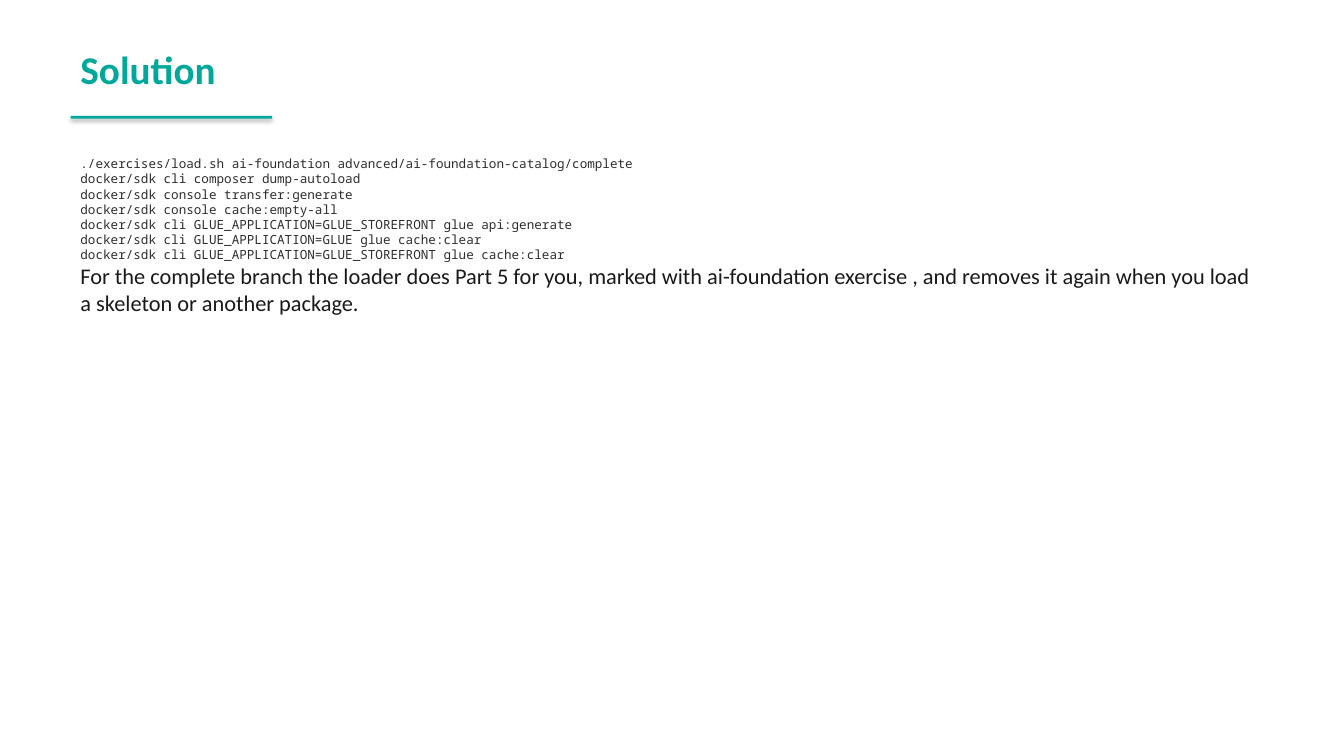
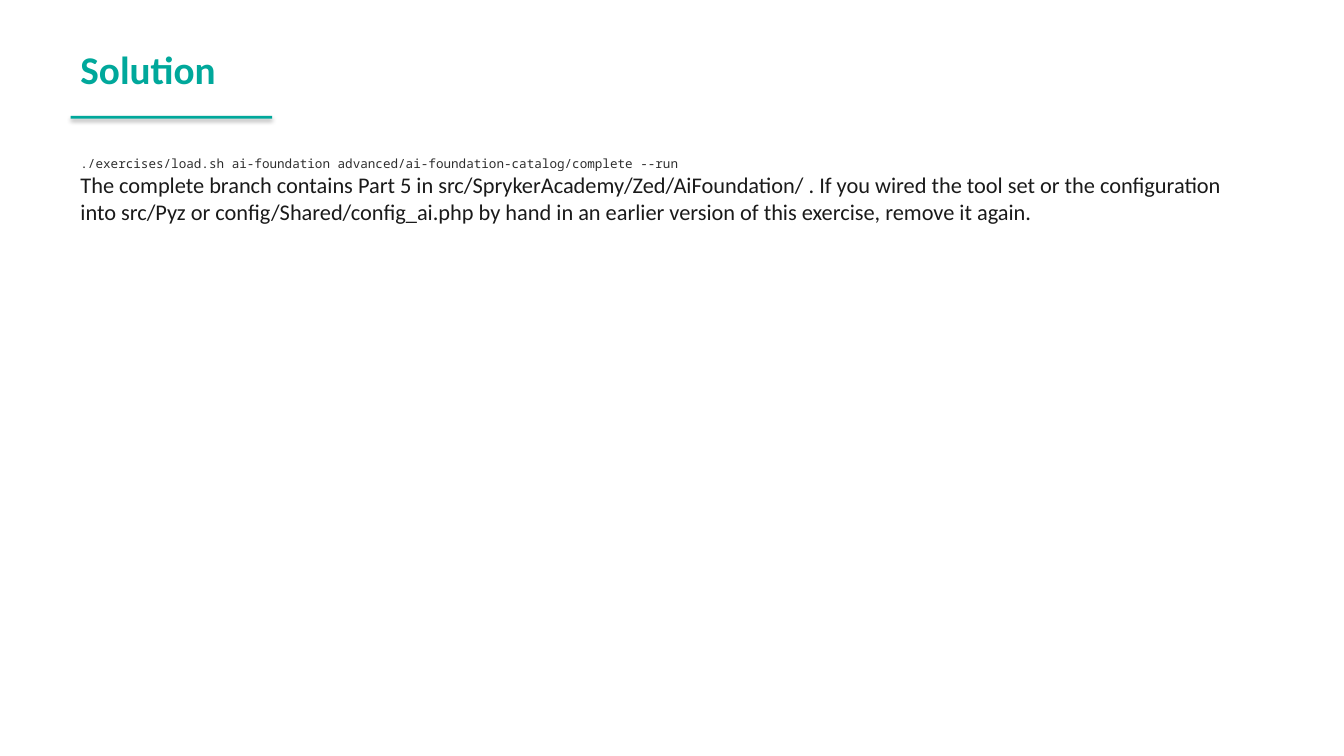
Before and after one commit to spryker-academy/instructor-exercises, a slide deck: slide 69 of guides-pptx/spryker-academy-ai.pptx (slide 68 before the commit). Drawn at 1344x756 pixels with LibreOffice and Linux fonts; fonts in the diff are those of the drawing. Boxes give left, top, right and bottom in pixels: in the first picture for what was removed or moved away, otherwise in the second. Text is boxed around its words. In the diff, an @@ line names an element or a change of style, - is before the commit and + after.

```diff
--- a/guides-pptx/spryker-academy-ai.pptx
+++ b/guides-pptx/spryker-academy-ai.pptx
@@ text at (80, 158, 1220, 224): text changed; size 9 to 16 pt; font Noto Sans Mono to Calibri; text colour #2D2D2D to #1A1A1A @@
-./exercises/load.sh ai-foundation advanced/ai-foundation-catalog/complete
-docker/sdk cli composer dump-autoload
-docker/sdk console transfer:generate
-docker/sdk console cache:empty-all
-docker/sdk cli GLUE_APPLICATION=GLUE_STOREFRONT glue api:generate
-docker/sdk cli GLUE_APPLICATION=GLUE glue cache:clear
-docker/sdk cli GLUE_APPLICATION=GLUE_STOREFRONT glue cache:clear
-For the complete branch the loader does Part 5 for you, marked with ai-foundation exercise , and removes it again when you load a skeleton or another package.
+./exercises/load.sh ai-foundation advanced/ai-foundation-catalog/complete --run
+The complete branch contains Part 5 in src/SprykerAcademy/Zed/AiFoundation/ . If you wired the tool set or the configuration into src/Pyz or config/Shared/config_ai.php by hand in an earlier version of this exercise, remove it again.
```
Also in this commit, not shown: 17 other slides changed, 2 slides added, 1 slide removed, 18 other files.
